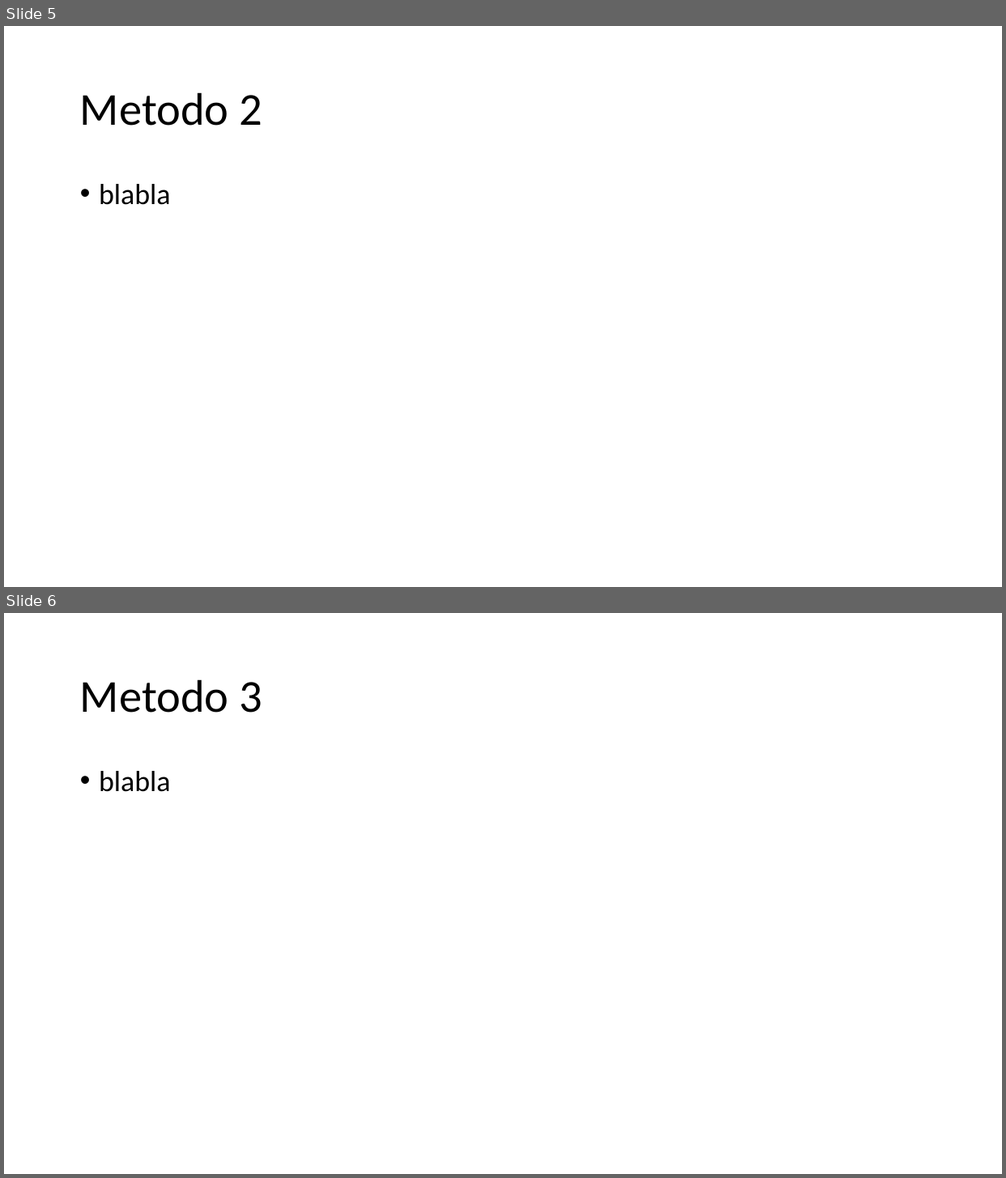
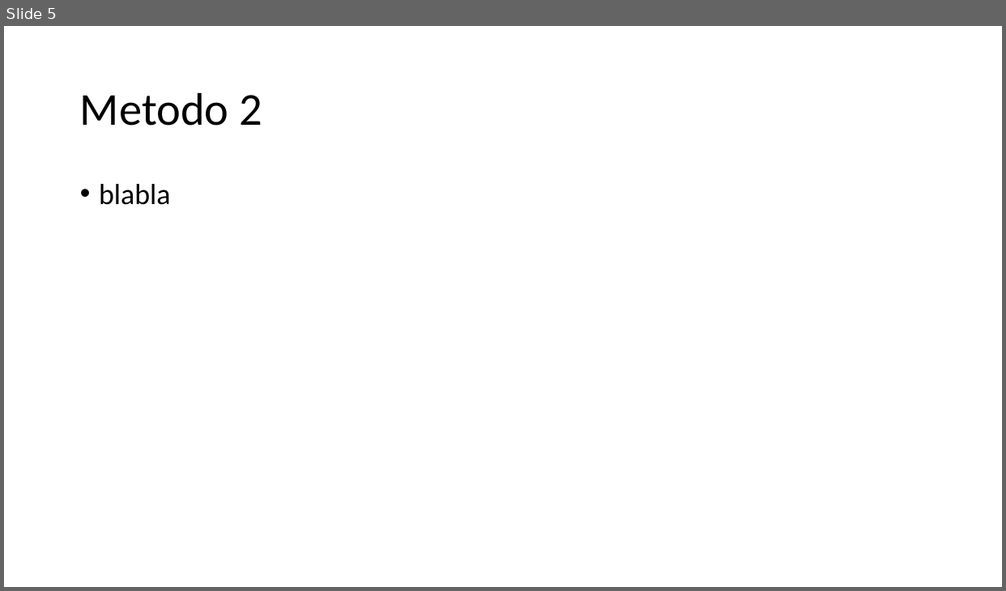
Before and after one commit to kfilella/Investigacion-Garbage-C, a slide deck: Recolección de Basura en C.pptx. Shown one above the other, each under a label of ours: slides 5 and 6 before the commit, slide 5 after it. The pictures are 1006x1178 and 1006x591 pixels, drawn with LibreOffice and Linux fonts; fonts in the diff are those of the drawing. Boxes give left, top, right and bottom in pixels: in the first picture for what was removed or moved away, otherwise in the second. Text is boxed around its words. In the diff, an @@ line names an element or a change of style, - is before the commit and + after.

Commit message:
ppt falta metodo 2

```diff
--- a/Recolección de Basura en C.pptx
+++ b/Recolección de Basura en C.pptx
@@ slide 6 removed at bbox=[4, 613, 1002, 1174], background #F9F9F9 @@
@@ title removed at bbox=[80, 679, 262, 713] @@
-Metodo 3
@@ text removed at bbox=[99, 771, 171, 792] @@
-• blabla
```
Also in this commit, not shown: 3 slides changed.
